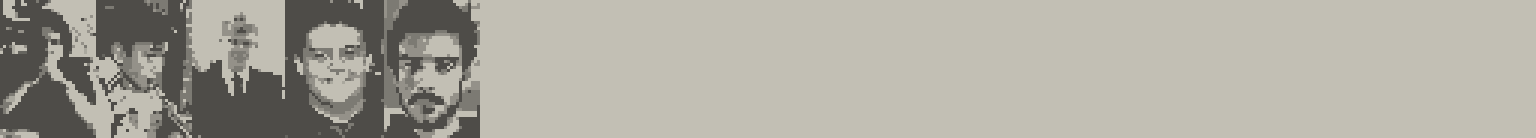
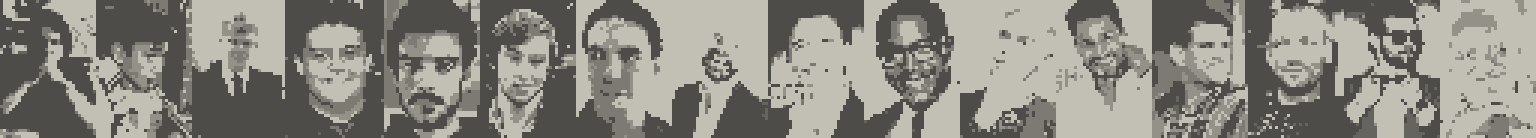
Comparing the layer stacks of the two 1536 x 138 images. Changes:
added group "Group 2" with 8 layers in group "Group 1" over bbox(768, 0, 1536, 138)
added layer "Layer 35" in group "Group 2" over bbox(1440, 0, 1536, 138)
added layer "Layer 33" in group "Group 2" over bbox(1344, 0, 1440, 138)
added layer "Layer 31" in group "Group 2" over bbox(1248, 0, 1344, 138)
added layer "Layer 29" in group "Group 2" over bbox(1152, 0, 1248, 138)
added layer "Layer 27" in group "Group 2" over bbox(1056, 0, 1152, 111)
added layer "Layer 25" in group "Group 2" over bbox(960, 9, 1056, 138)
added layer "Layer 23" in group "Group 2" over bbox(864, 0, 960, 138)
added layer "Layer 21" in group "Group 2" over bbox(768, 0, 864, 138)
added layer "Layer 19" in group "Group 1" over bbox(672, 33, 768, 138)
added layer "Layer 16" in group "Group 1" over bbox(576, 0, 672, 138)
added layer "Layer 14" in group "Group 1" over bbox(480, 0, 576, 138)
